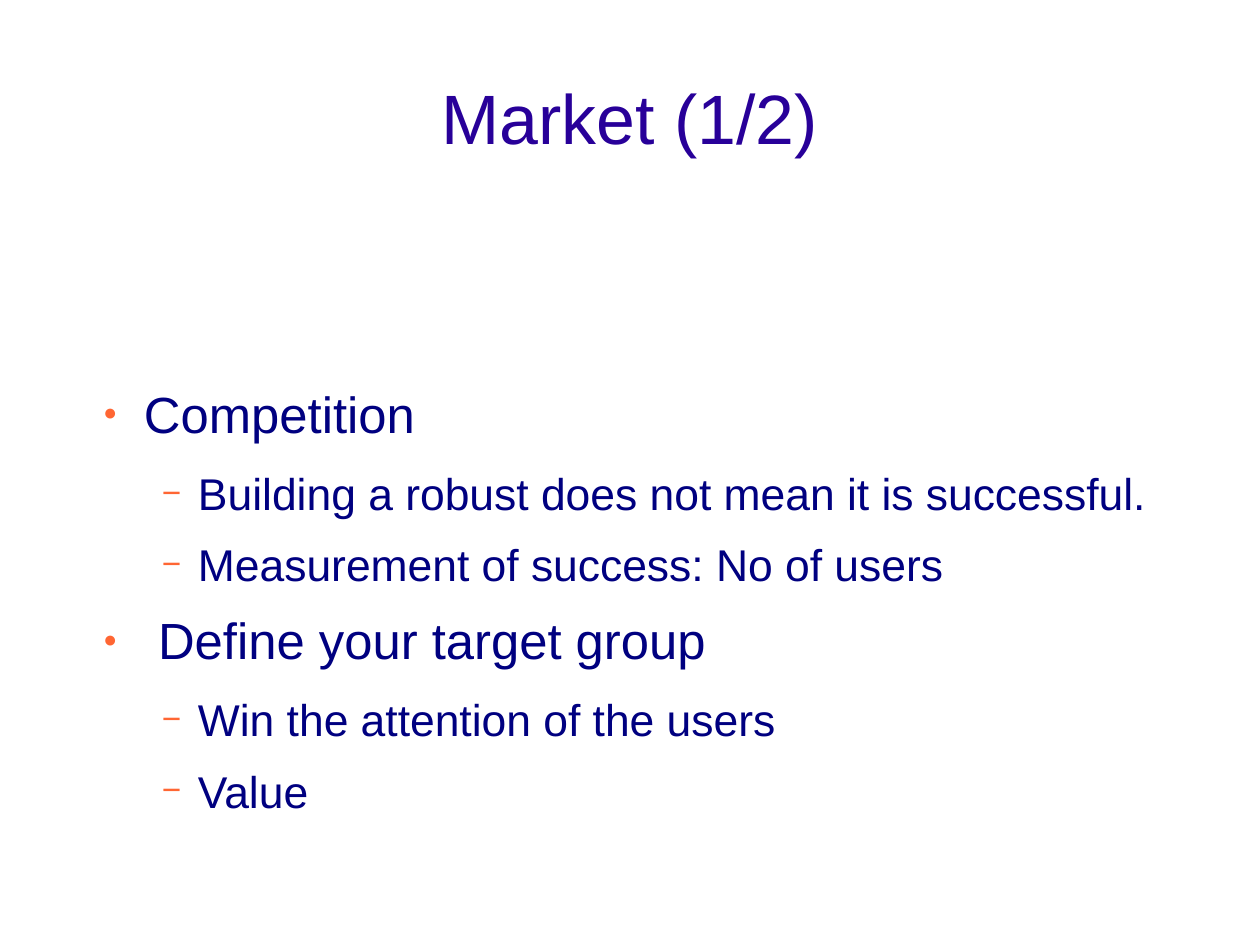
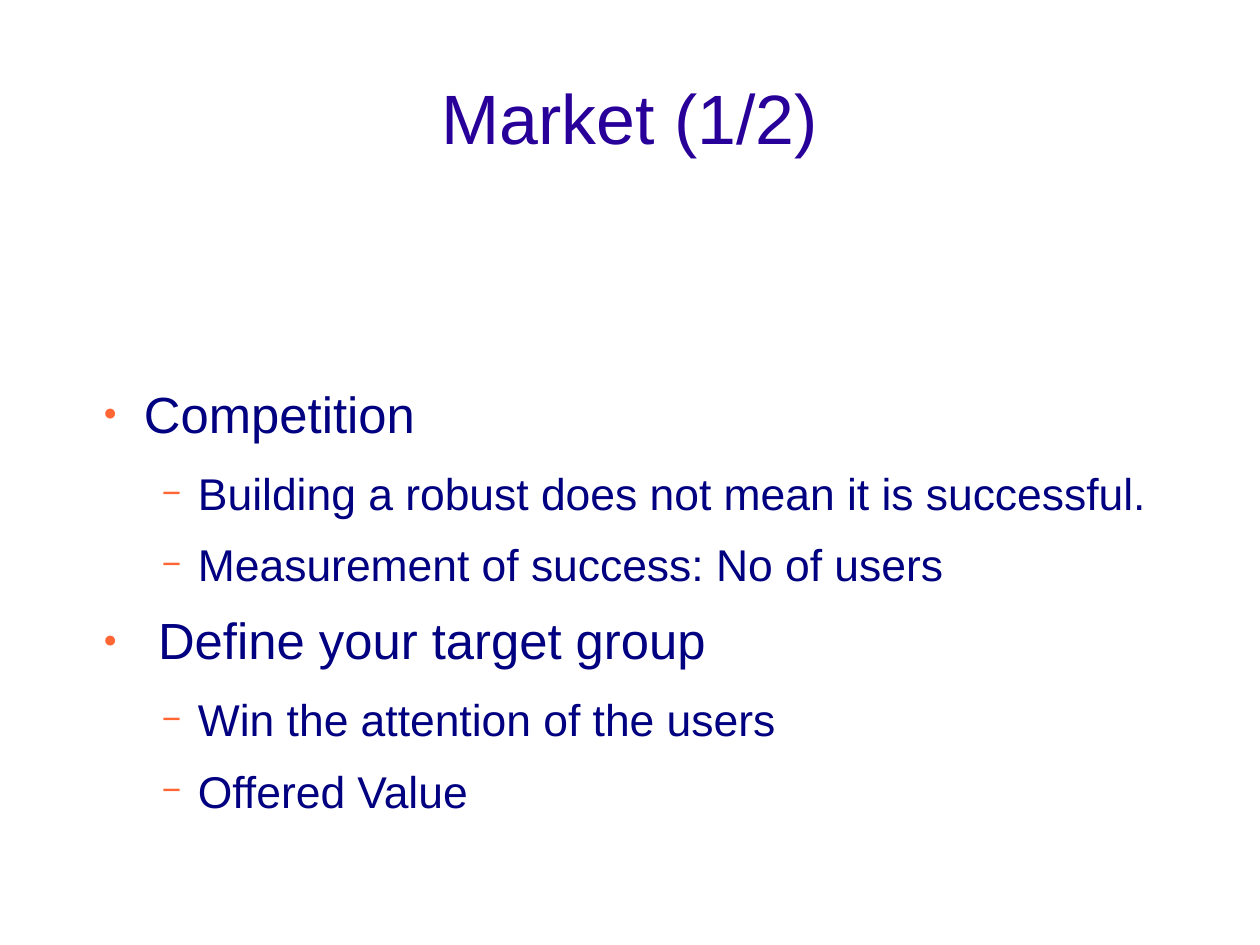
Before and after one commit to Sifis-Develop/Spoon-Knife, a slide deck: slide 8 of into_mobile.odp. Drawn at 1260x945 pixels with LibreOffice and Linux fonts; fonts in the diff are those of the drawing; background and template pictures are left out. Boxes give left, top, right and bottom in pixels: in the first picture for what was removed or moved away, otherwise in the second. Text is boxed around its words. In the diff, an @@ line names an element or a change of style, - is before the commit and + after.

```diff
--- a/into_mobile.odp
+++ b/into_mobile.odp
@@ text at box(198, 775, 467, 809): text changed @@
-  − Value
+  − Offered Value
```
Also in this commit, not shown: 5 other slides changed, 1 slide added, 1 slide removed, 1 other file.
